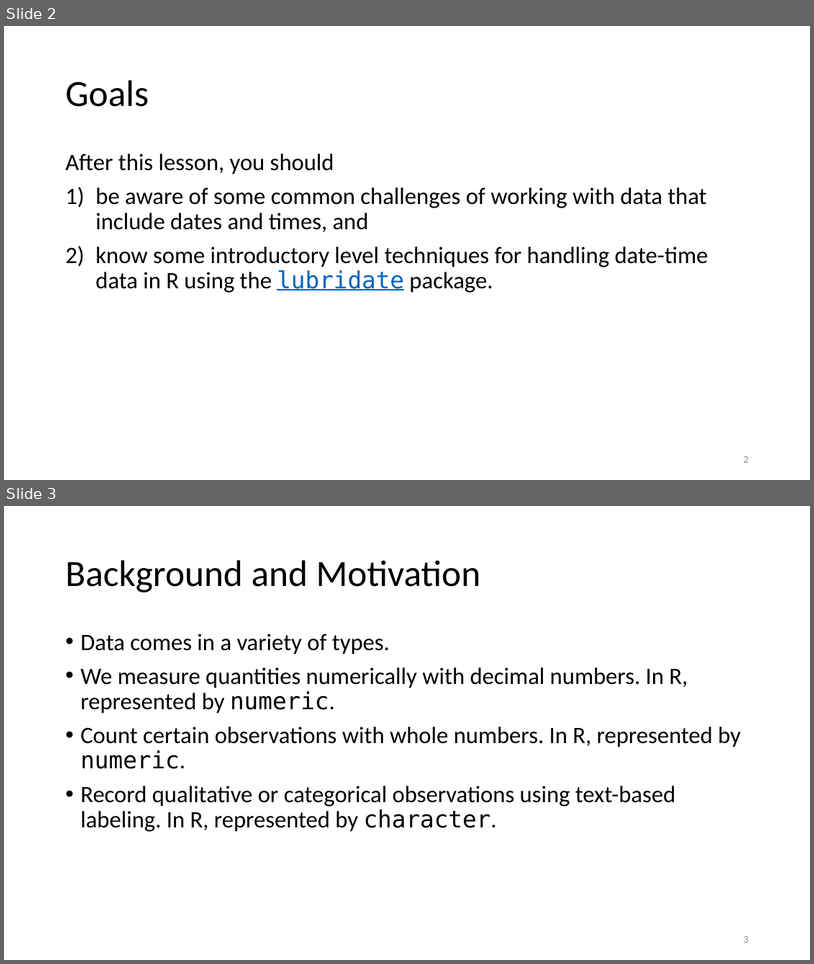
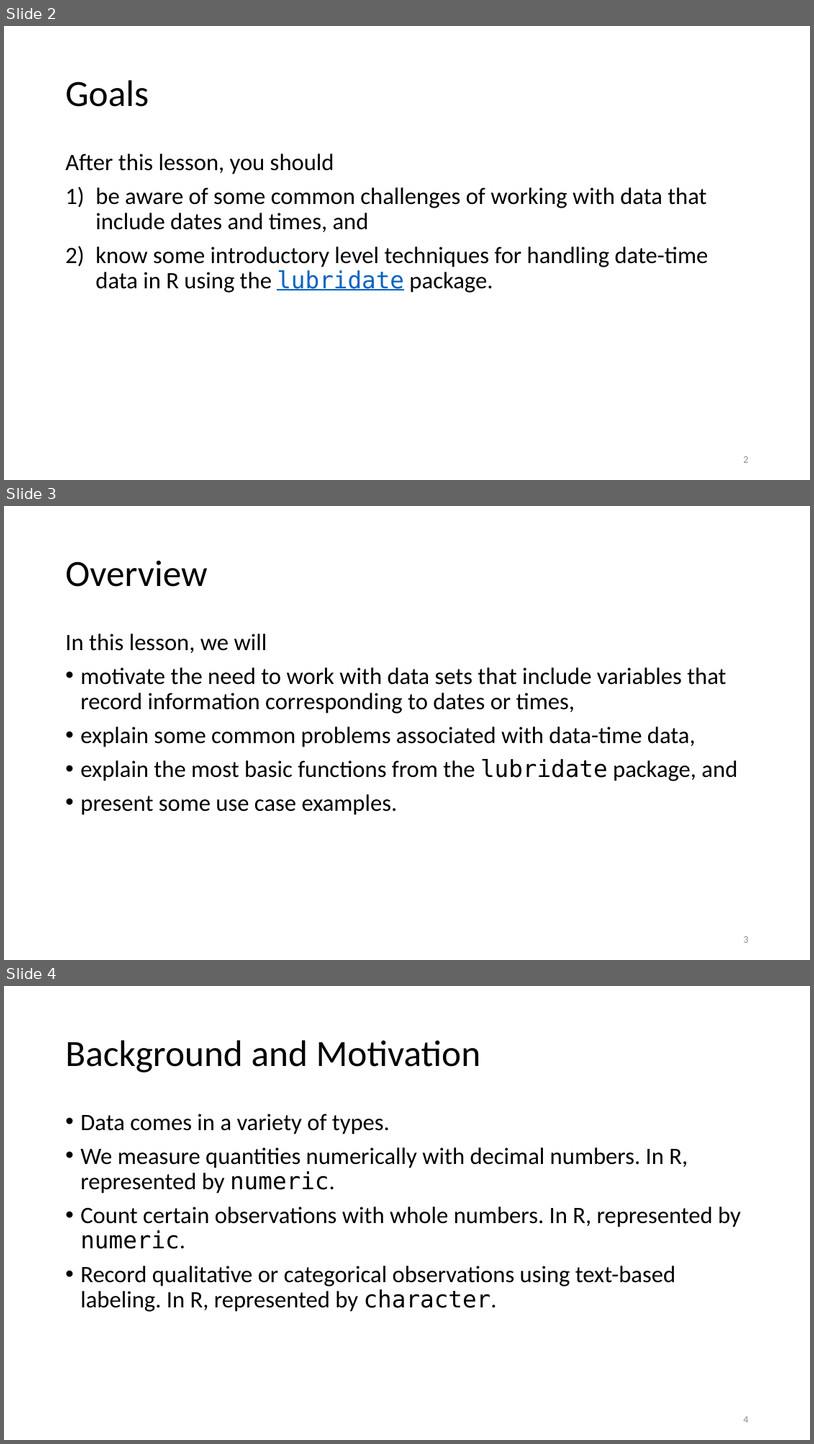
Before and after one commit to jmgraham30/SWBmodules, a slide deck: slides/dates_times_with_r.pptx. Shown one above the other, each under a label of ours: slides 2 and 3 before the commit, slides 2, 3 and 4 after it. The pictures are 814x964 and 814x1444 pixels, drawn with LibreOffice and Linux fonts; fonts in the diff are those of the drawing. Boxes give left, top, right and bottom in pixels: in the first picture for what was removed or moved away, otherwise in the second. Text is boxed around its words. In the diff, an @@ line names an element or a change of style, - is before the commit and + after.

```diff
--- a/slides/dates_times_with_r.pptx
+++ b/slides/dates_times_with_r.pptx
@@ slide 3 added at box(4, 506, 810, 960), background #FFFFFF @@
@@ title added at box(65, 560, 207, 587), 44 pt, text #000000 @@
+Overview
@@ text added at box(65, 633, 738, 815), 28 pt, text #000000 @@
+In this lesson, we will
+• motivate the need to work with data sets that include variables that record information corresponding to dates or times,
+• explain some common problems associated with data-time data,
+• explain the most basic functions from the lubridate package, and
+• present some use case examples.
@@ page number added at box(743, 936, 748, 942), 12 pt, text #8C8C8C @@
+3
@@ what was slide 3 is now slide 4 @@
@@ page number at box(743, 1416, 748, 1422): text changed @@
-3
+4
```
Also in this commit, not shown: 5 slides changed, 4 other slides added, 2 other files.
